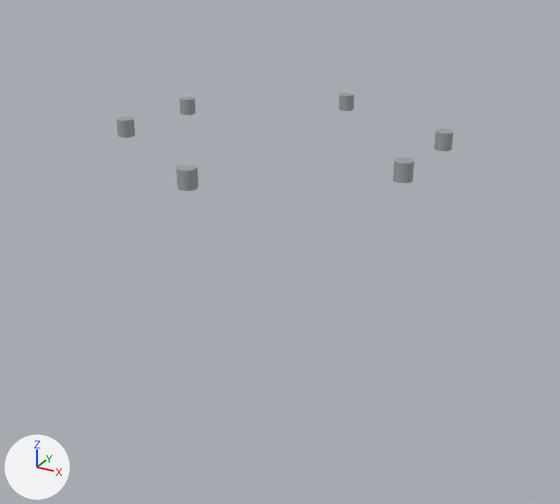
Renders of the OBJ model assets/models/equipment/cobretty_er5_reactor/LOD1/er5_plasma_sensors.obj from each side of a commit.
Both versions are drawn from a 50 mm camera at (2.93, -5.33, 2.7) aimed at (-0.01, 0.01, 0.03). Every picture has the same lights, and +X, +Y and +Z are marked at lower left. The picture after the commit comes second. Where no turn or scale is listed for an object, it has been applied to the vertices. Vertices at exactly the same position are counted once.

Names of what the first picture shows: 'er5_plasma_sensors'.
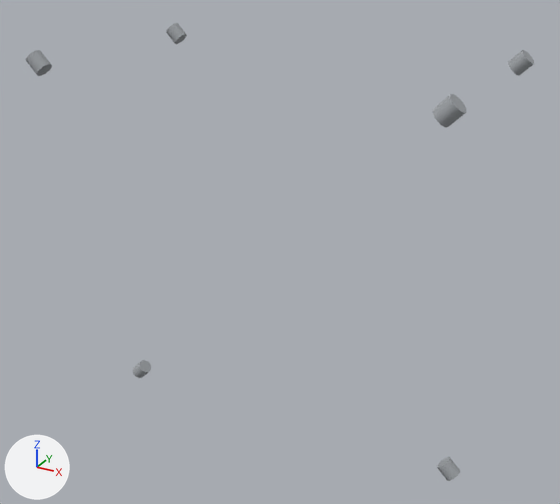
Scene script edits in JSON lines:
```json
{"block": "me_er5_plasma_sensors", "where": "# used by ob_er5_plasma_sensors; location = (0.0, 0.0, 0.0)"}
{"op": "remove", "block": "me_er5_plasma_sensors", "code": "me_er5_plasma_sensors.from_pydata(...)  # 132 vertices, 180 faces; spans x -1.28..1.28, y -1.35..1.35, z 1.0..1.14"}
{"op": "add", "block": "me_er5_plasma_sensors", "code": "me_er5_plasma_sensors.from_pydata(...)  # 132 vertices, 180 faces; spans x -1.72..1.72, y -0.97..0.97, z -1.72..1.72"}
{"block": "me_er5_plasma_sensors", "change": "me_er5_plasma_sensors part 1: the loose piece of 22 vertices spanning x 1.14..1.28, y -0.51..-0.37, z 1.0..1.14 is multiplied about its middle by the matrix ((0.5, -0.5, 0.707), (0.707, 0.707, 0.0), (-0.5, 0.5, 0.707)), then moved by (0.42, -0.46, 0.56)"}
{"block": "me_er5_plasma_sensors", "change": "me_er5_plasma_sensors part 2: the loose piece of 22 vertices spanning x 1.14..1.28, y 0.37..0.51, z 1.0..1.14 is multiplied about its middle by the matrix ((0.5, -0.5, 0.707), (0.707, 0.707, 0.0), (-0.5, 0.5, 0.707)), then moved by (0.42, 0.46, 0.56)"}
{"block": "me_er5_plasma_sensors", "change": "me_er5_plasma_sensors part 3: the loose piece of 22 vertices spanning x -1.28..-1.14, y -0.51..-0.37, z 1.0..1.14 is multiplied about its middle by the matrix ((0.5, 0.5, -0.707), (-0.707, 0.707, 0.0), (0.5, 0.5, 0.707)), then moved by (-0.42, -0.46, 0.56)"}
{"block": "me_er5_plasma_sensors", "change": "me_er5_plasma_sensors part 4: the loose piece of 22 vertices spanning x -1.28..-1.14, y 0.37..0.51, z 1.0..1.14 is multiplied about its middle by the matrix ((0.5, 0.5, -0.707), (-0.707, 0.707, 0.0), (0.5, 0.5, 0.707)), then moved by (-0.42, 0.46, 0.56)"}
{"block": "me_er5_plasma_sensors", "change": "me_er5_plasma_sensors part 5: the loose piece of 22 vertices spanning x -0.07..0.07, y -1.35..-1.22, z 1.0..1.14 is multiplied about its middle by the matrix ((0.5, -0.5, -0.707), (-0.707, -0.707, 0.0), (-0.5, 0.5, -0.707)), then moved by (-1.63, 1.28, -2.7)"}
{"block": "me_er5_plasma_sensors", "change": "me_er5_plasma_sensors part 6: the loose piece of 22 vertices spanning x -0.07..0.07, y 1.22..1.35, z 1.0..1.14 is multiplied about its middle by the matrix ((0.5, 0.5, 0.707), (0.707, -0.707, 0.0), (0.5, 0.5, -0.707)), then moved by (1.63, -1.29, -2.7)"}
```

What differs and where, as boxes (x1, y1, x2, y2) in the pictures (560 x 504 px; the box of a moved part takes in the faces that stretch with it):
```json
{"object": "er5_plasma_sensors", "change": "reshaped", "before": [117, 93, 453, 191], "after": [26, 23, 534, 481], "on screen": "51% wider, 364% taller"}
{"part": 1, "of": "me_er5_plasma_sensors", "change": "moved or reshaped", "before": [393, 158, 414, 183], "after": [433, 94, 466, 128]}
{"part": 2, "of": "me_er5_plasma_sensors", "change": "moved or reshaped", "before": [434, 129, 453, 151], "after": [508, 50, 534, 76]}
{"part": 3, "of": "me_er5_plasma_sensors", "change": "moved or reshaped", "before": [117, 117, 135, 138], "after": [26, 50, 52, 76]}
{"part": 4, "of": "me_er5_plasma_sensors", "change": "moved or reshaped", "before": [179, 96, 196, 115], "after": [166, 23, 187, 44]}
{"part": 5, "of": "me_er5_plasma_sensors", "change": "moved or reshaped", "before": [176, 164, 198, 191], "after": [133, 360, 151, 378]}
{"part": 6, "of": "me_er5_plasma_sensors", "change": "moved or reshaped", "before": [339, 93, 354, 111], "after": [437, 457, 460, 481]}
```
